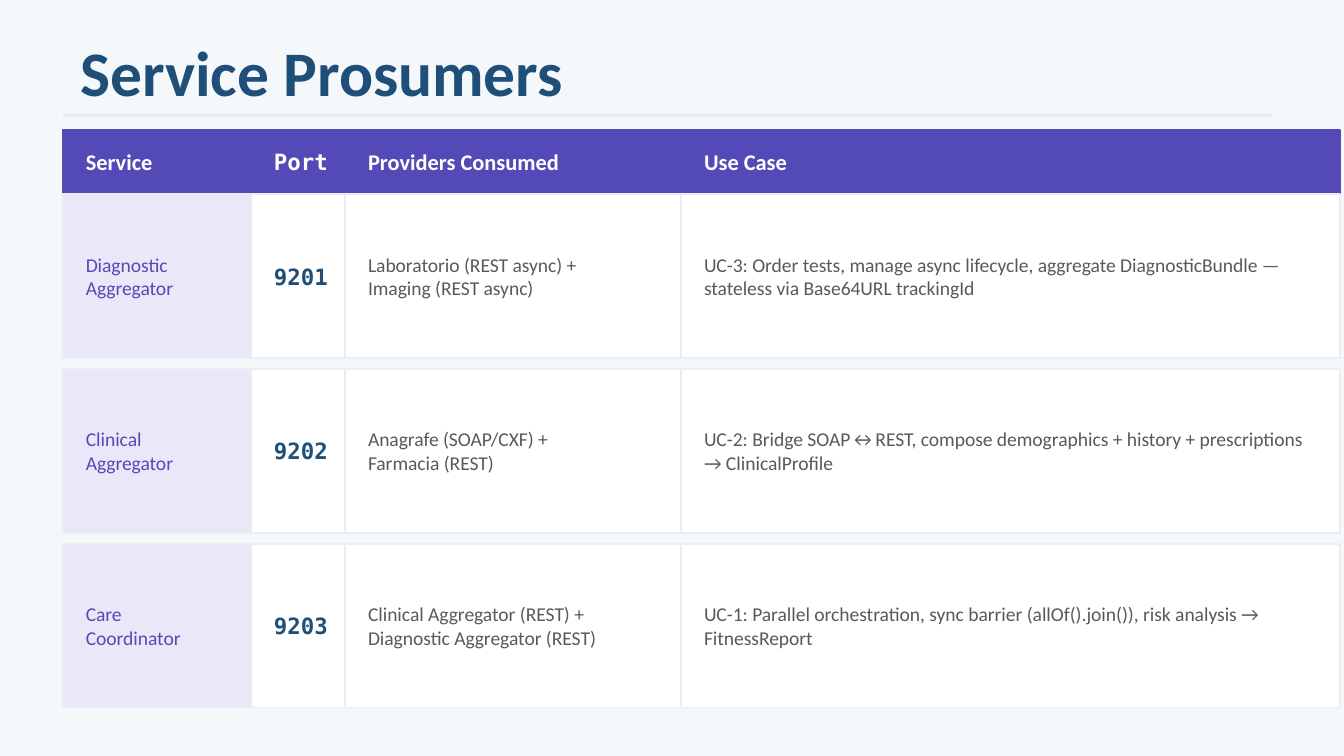
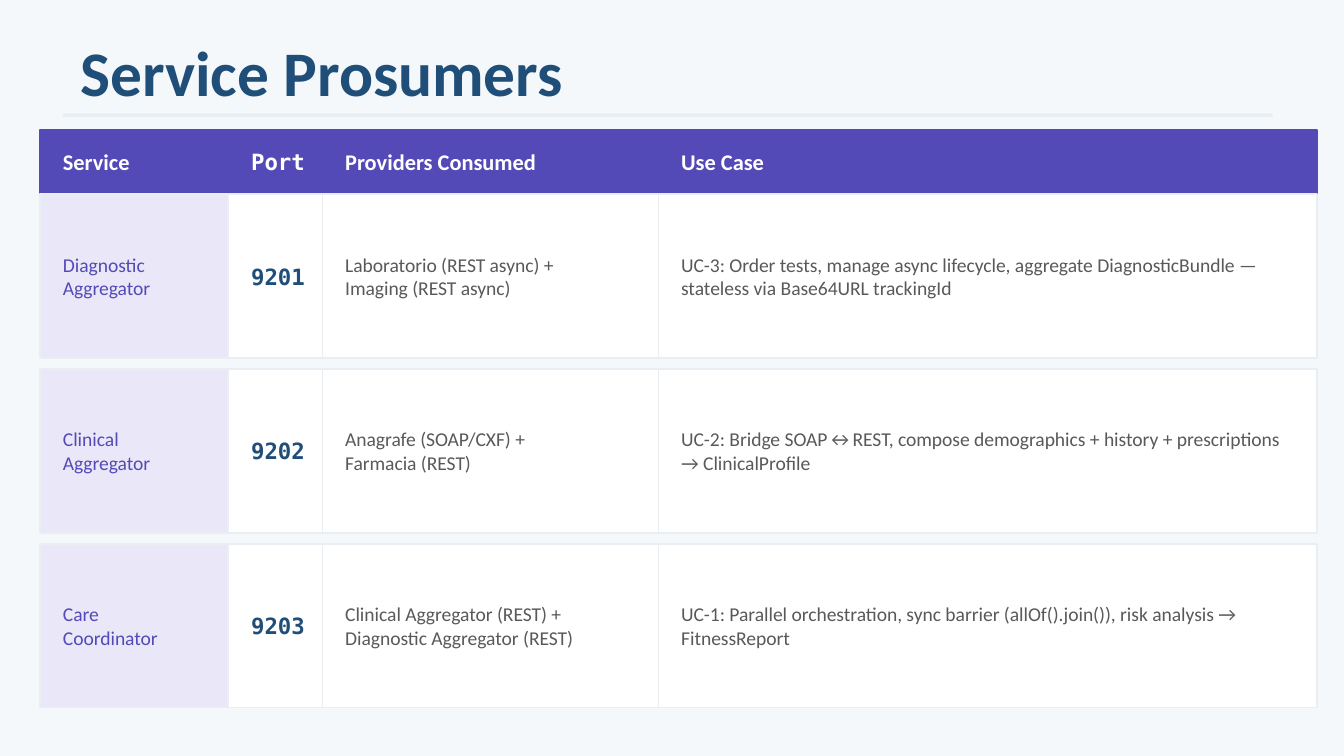
Before and after one commit to ediscota/Healthsoa, a slide deck: slide 9 of docs/HealthSOA_Presentation.pptx. Drawn at 1344x756 pixels with LibreOffice and Linux fonts; fonts in the diff are those of the drawing. Boxes give left, top, right and bottom in pixels: in the first picture for what was removed or moved away, otherwise in the second. Text is boxed around its words. In the diff, an @@ line names an element or a change of style, - is before the commit and + after.

Commit message:
updated slides

```diff
--- a/docs/HealthSOA_Presentation.pptx
+++ b/docs/HealthSOA_Presentation.pptx
@@ 16 texts, 8 rectangles: place and size @@
-16 texts, 8 rectangles at [63,129,1303,707]
+16 texts, 8 rectangles at [40,129,1280,707]
@@ 8 rectangles: place and size @@
-8 rectangles at [345,129,1340,707]
+8 rectangles at [323,129,1317,707]
```
Also in this commit, not shown: 1 other slide changed, 3 slides added, 3 slides removed.
